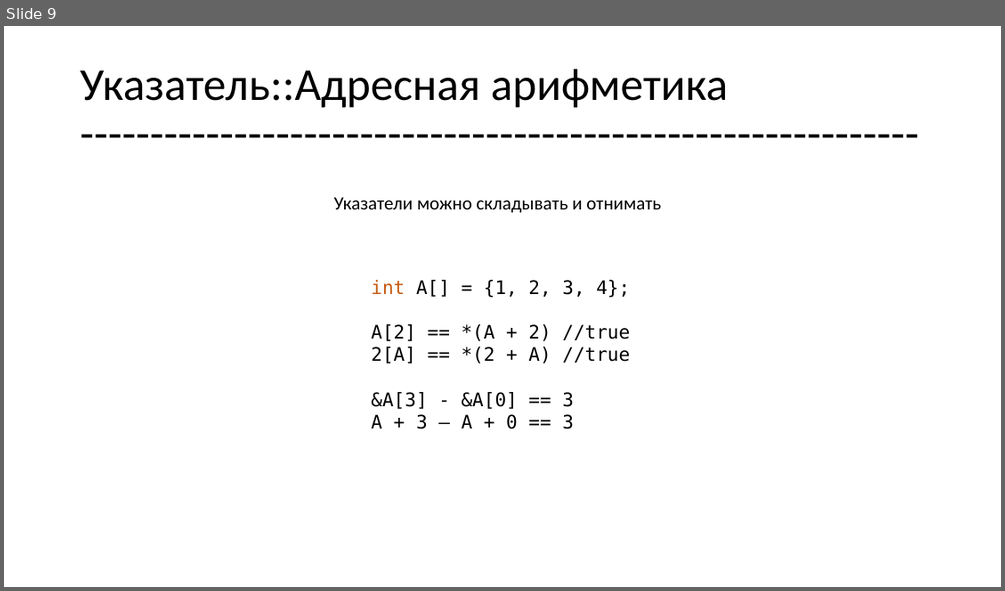
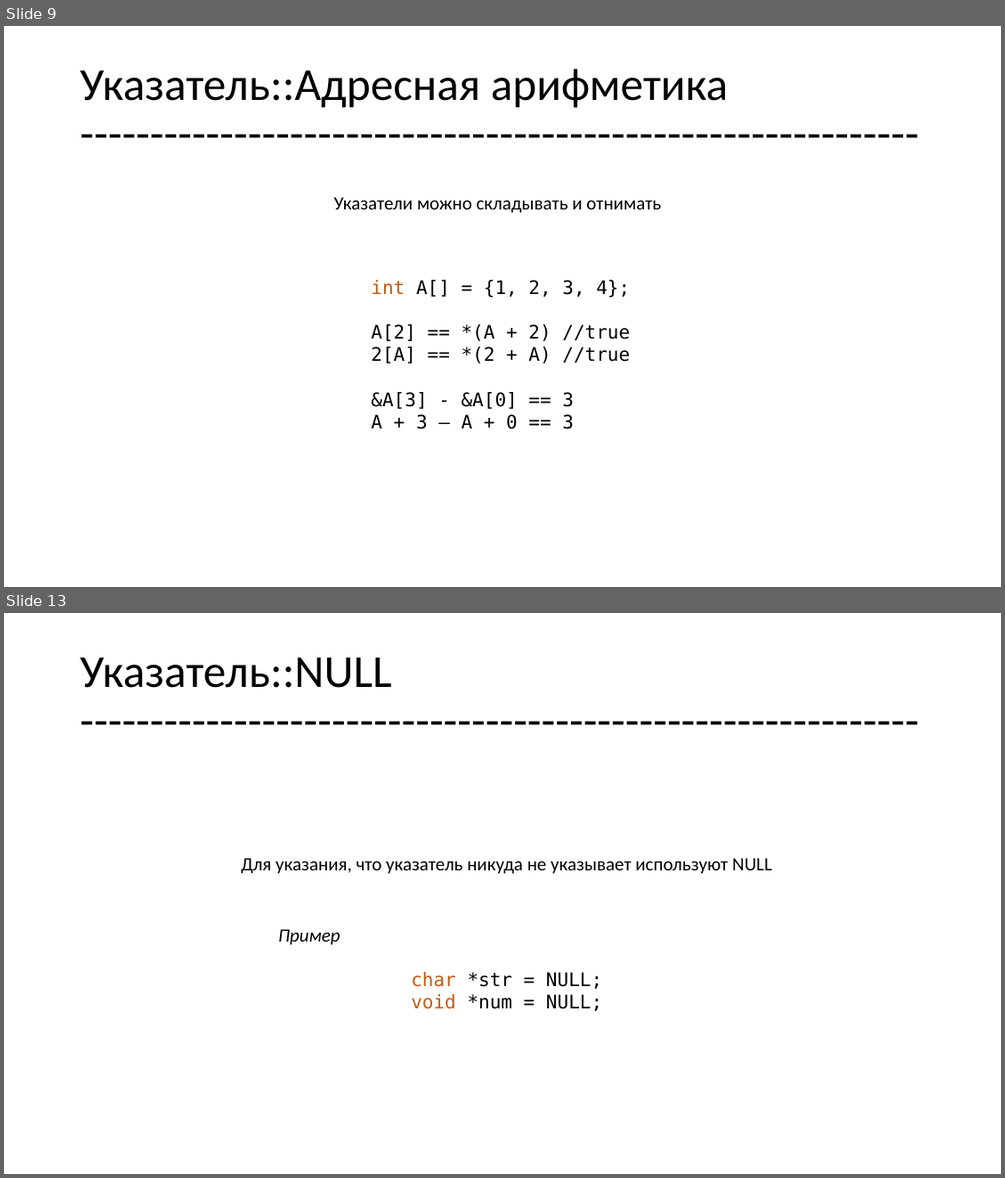
Before and after one commit to geeknik96/CLec, a slide deck: lec3/lec3.pptx. Shown one above the other, each under a label of ours: slide 9 before the commit, slides 9 and 13 after it; the slides between them are not shown. The pictures are 1005x591 and 1005x1178 pixels, drawn with LibreOffice and Linux fonts; fonts in the diff are those of the drawing. Boxes give left, top, right and bottom in pixels: in the first picture for what was removed or moved away, otherwise in the second. Text is boxed around its words. In the diff, an @@ line names an element or a change of style, - is before the commit and + after.

```diff
--- a/lec3/lec3.pptx
+++ b/lec3/lec3.pptx
@@ slide 13 added at [4, 613, 1001, 1174], background #FFFFFF @@
@@ title added at [80, 657, 391, 688], 44 pt, text #000000 @@
+Указатель::NULL
+------------------------------------------------------------
@@ text added at [241, 858, 772, 874], 18 pt, text #000000 @@
+Для указания, что указатель никуда не указывает используют NULL
@@ text added at [278, 929, 340, 945], 18 pt, text #000000, italic @@
+Пример
@@ text added at [411, 972, 602, 1011], 18 pt, text #000000 @@
+char *str = NULL;
+void *num = NULL;
```
Also in this commit, not shown: 1 slide changed, 15 other slides added, 22 other files.
